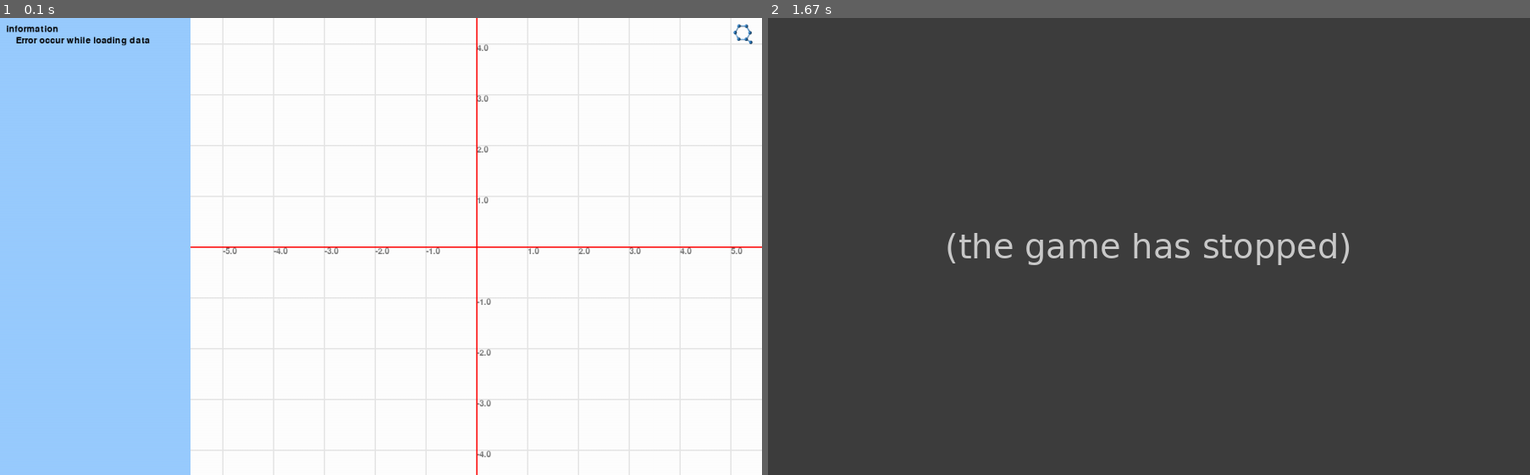
Above: before the commit, frames 1-2 (left to right).
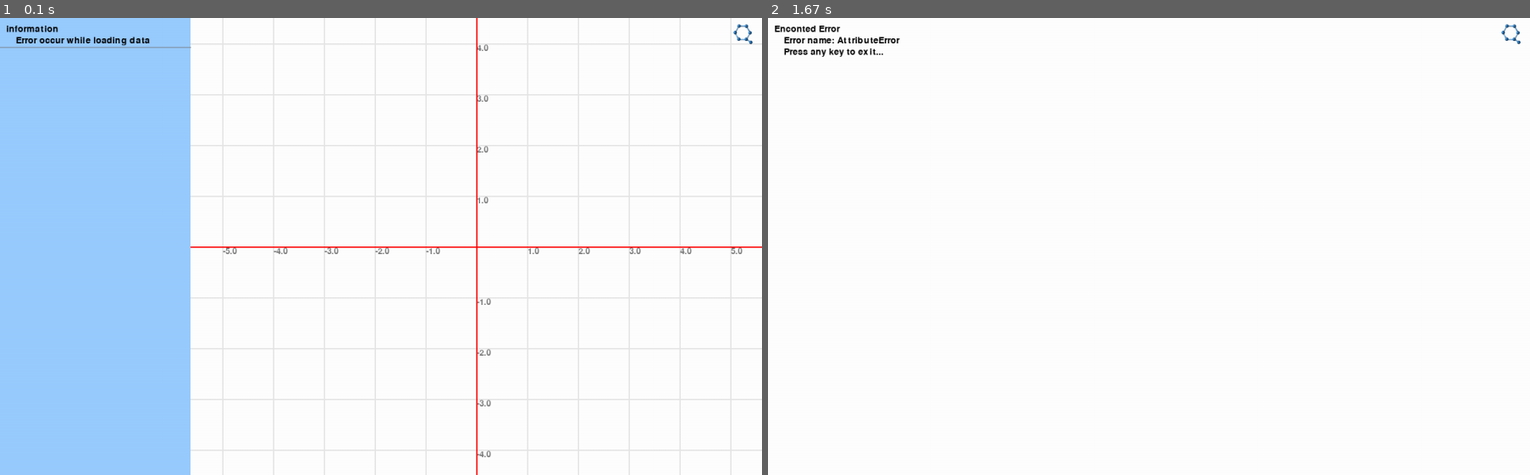
Above: after the commit, the same moments.

Repository: Quark-Games/YEquals
Game: pygame game, started from func_sim.py
Same seed, same stepped clock (60 frames per second), same inputs: the game is played once before the commit and once after it.
Inputs:
- Up to frame 1 (0.1 s): no input
- Up to frame 2 (1.67 s): tap Space at 0.33 s

The runs differ from the first frame. In frame 1, less than 0.1% of the frame differs, in the area x 0-26%, y 6-7%; in frame 2, 100%, in the area x 0-100%, y 0-100%.
Error before the commit: AttributeError: 'NoneType' object has no attribute 'insert' (func_sim.py line 575); the game stopped at 0.33 s (later frames are placeholders)

Commit message:
division line between sections

Diff:
--- a/func_sim.py
+++ b/func_sim.py
@@ -154,6 +154,8 @@
 
     def unindent(self):
         self.x -= 15
+        pygame.draw.line(display, DARK_GREY, (0, self.y), (Tab.width, self.y))
+        self.y += 2
 
 
 class Coordinate:
@@ -688,7 +690,7 @@
     quit()
 
 
-# try:
-main()
-# except Exception as e:
-#     error(e.__class__.__name__)
+try:
+    main()
+except Exception as e:
+    error(e.__class__.__name__)
